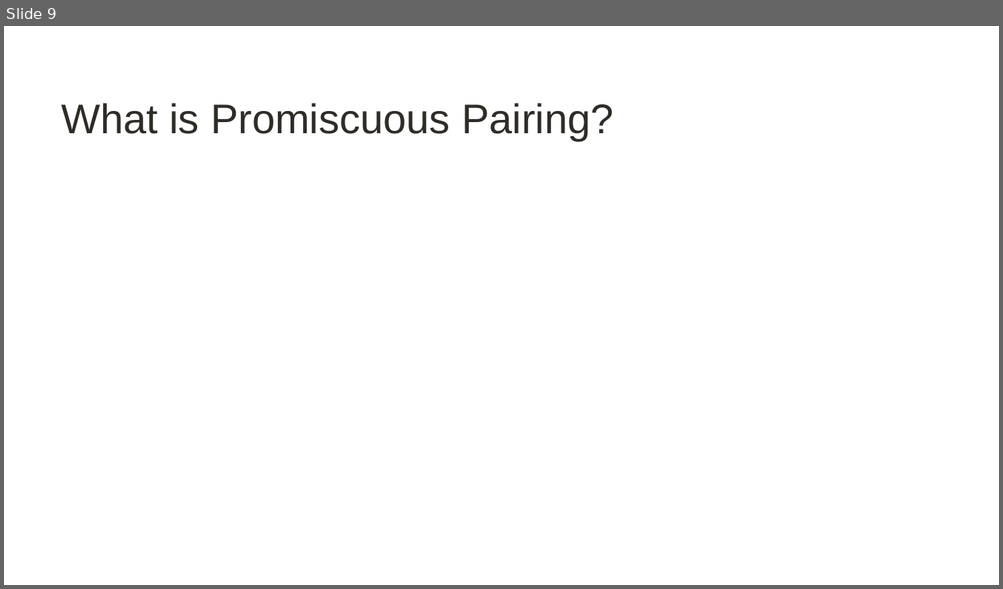
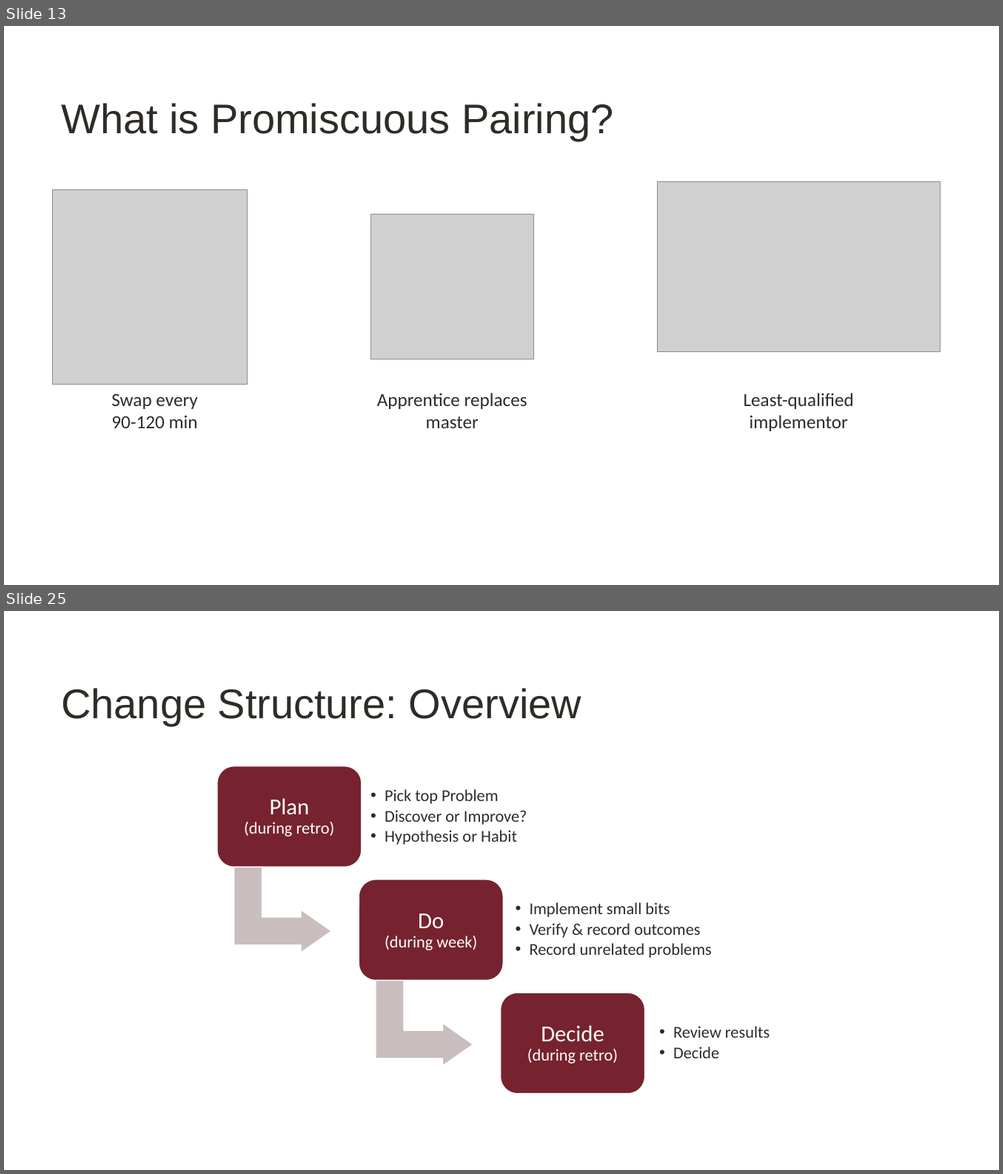
Before and after one commit to digdeeproots/talks, a slide deck: Decks/Craft2023-PromiscuousPairingBeginnerMind.pptx. Shown one above the other, each under a label of ours: slide 9 before the commit, slides 13 and 25 after it; the slides between them are not shown. The pictures are 1003x589 and 1003x1174 pixels, drawn with LibreOffice and Linux fonts; fonts in the diff are those of the drawing; grey boxes stand for pictures; background and template pictures are left out. Boxes give left, top, right and bottom in pixels: in the first picture for what was removed or moved away, otherwise in the second. Text is boxed around its words. In the diff, an @@ line names an element or a change of style, - is before the commit and + after.

Commit message:
(craft) Solid draft of everything, including resources page.

```diff
--- a/Decks/Craft2023-PromiscuousPairingBeginnerMind.pptx
+++ b/Decks/Craft2023-PromiscuousPairingBeginnerMind.pptx
@@ slide 25 added at (4,611,999,1170), background #FFFFFF @@
@@ title added at (61,688,581,726), 40 pt, text #2F2C27 @@
+Change Structure: Overview
@@ group added at (217,766,769,1093): 6 texts, 3 rounded rectangles, 2 bent up arrows @@
+Plan
+(during retro)
+  • Pick top Problem
+  • Discover or Improve?
+  • Hypothesis or Habit
+Do
+(during week)
+  • Implement small bits
+  • Verify & record outcomes
+  • Record unrelated problems
+Decide
+(during retro)
+  • Review results
+  • Decide
@@ what was slide 9 is now slide 13 @@
@@ slide 13 changed as well @@
@@ picture added at (53,190,247,384) @@
@@ picture added at (657,182,939,352) @@
@@ picture added at (370,215,534,360) @@
@@ text added at (111,394,198,429), 18 pt, text #2F2C27 @@
+Swap every
+90-120 min
@@ text added at (377,393,527,429), 18 pt, text #2F2C27 @@
+Apprentice replaces master
@@ text added at (743,393,854,432), 18 pt, text #2F2C27 @@
+Least-qualified
+implementor
```
Also in this commit, not shown: 2 other slides changed, 21 other slides added, 13 slides removed, 1 other file.
